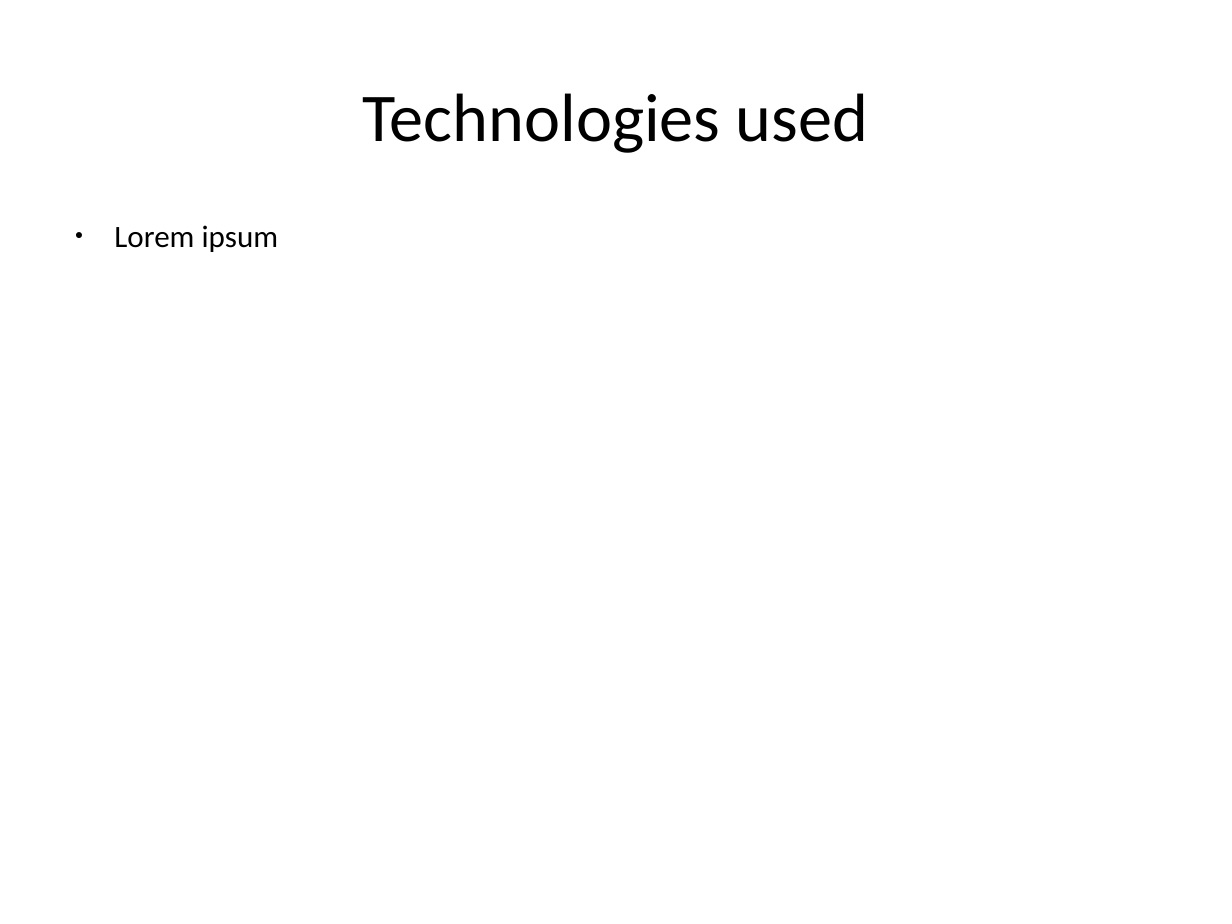
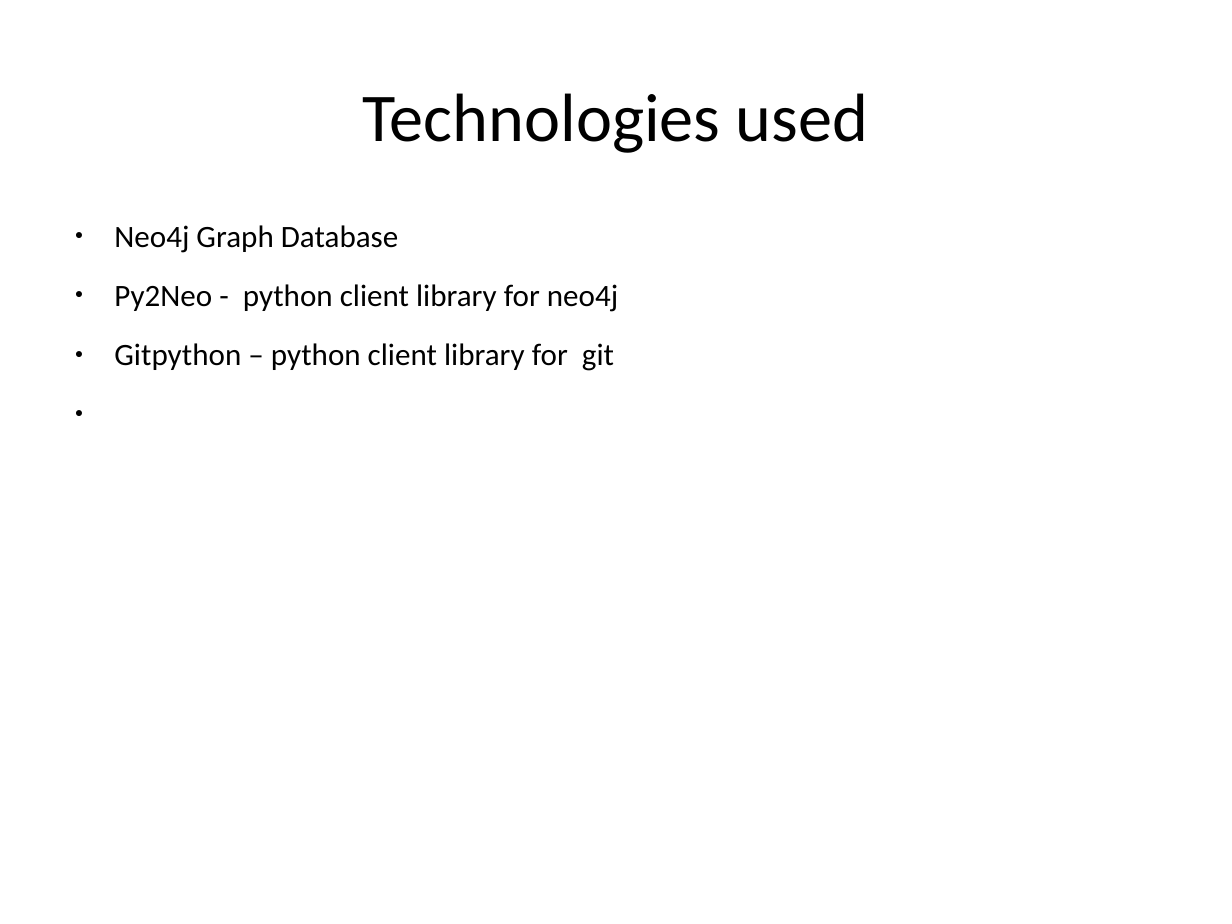
Before and after one commit to btbytes/treehopper, a slide deck: slide 7 of presentation/treehopper.odp. Drawn at 1232x924 pixels with LibreOffice and Linux fonts; fonts in the diff are those of the drawing. Boxes give left, top, right and bottom in pixels: in the first picture for what was removed or moved away, otherwise in the second. Text is boxed around its words. In the diff, an @@ line names an element or a change of style, - is before the commit and + after.

```diff
--- a/presentation/treehopper.odp
+++ b/presentation/treehopper.odp
@@ text at (114, 225, 618, 371): text changed @@
-● Lorem ipsum
+● Neo4j Graph Database
+● Py2Neo - python client library for neo4j
+● Gitpython – python client library for git
```
Also in this commit, not shown: 1 slide added, 3 other files.
